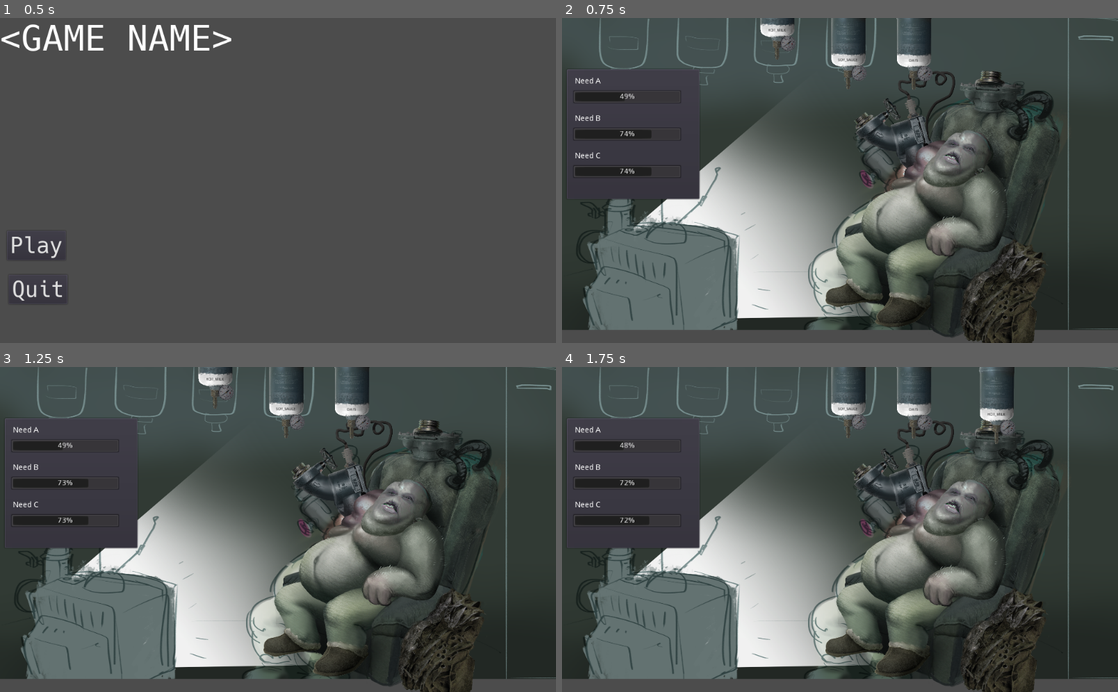
Above: before the commit, frames 1-4 (two rows, left to right).
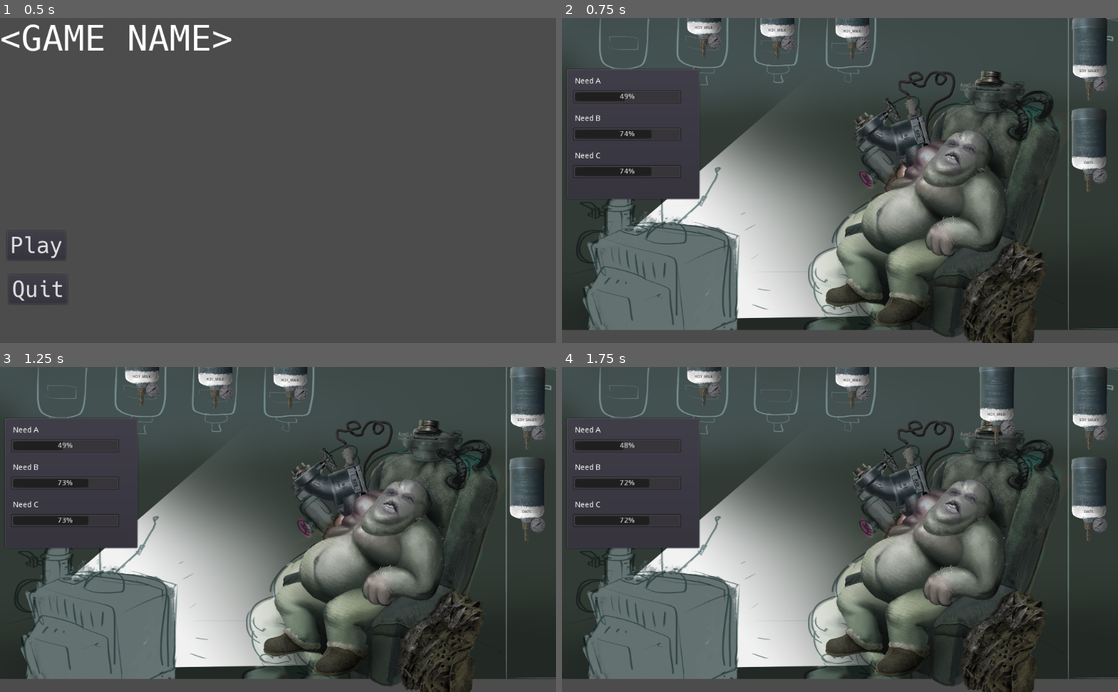
Above: after the commit, the same moments.

Repository: BlackBrad/KiwiJam2021
Game: Godot game, scene res://Scenes/MainMenu.tscn
The game is run twice, just before and just after one commit, with the same random seed, the same clock (stepped at 60 frames per second) and the same inputs.
Inputs (mouse positions are in pixels of both pictures, inside the frame that each line leads up to):
- Up to frame 1 (0.5 s): no input
- Up to frame 2 (0.75 s): click "Play" at 0.5 s
- Up to frame 3 (1.25 s): no input
- Up to frame 4 (1.75 s): drag from (778, 367) to (990, 428) at 1.27 s

Frame 1 is identical in both runs. In frame 2, 3.5% of the frame differs, in the area x 22-99%, y 0-54%; in frame 3, 3.5%; in frame 4, 3.5%.

Commit message:
Improve feel of dragging canisters

Diff:
--- a/Scenes/NeedsTest.tscn
+++ b/Scenes/NeedsTest.tscn
@@ -52,15 +52,26 @@
 [node name="SubstanceSpawner" parent="World" instance=ExtResource( 7 )]
 position = Vector2( 395.553, 55.4374 )
 substance_scene = ExtResource( 4 )
+spawn_time = 10.0
+
+[node name="SubstanceSpawner2" parent="World" instance=ExtResource( 7 )]
+position = Vector2( 533.657, 57.0248 )
+substance_scene = ExtResource( 4 )
+spawn_time = 10.0
+
+[node name="SubstanceSpawner3" parent="World" instance=ExtResource( 7 )]
+position = Vector2( 260.624, 50.6752 )
+substance_scene = ExtResource( 4 )
+spawn_time = 10.0
 
 [node name="SoySauce" parent="World" instance=ExtResource( 4 )]
-position = Vector2( 526.347, 110.113 )
+position = Vector2( 970.82, 130.749 )
 substance = 2
 amount = 60.0
 rate = 10.0
 
 [node name="Oats" parent="World" instance=ExtResource( 4 )]
-position = Vector2( 647.122, 111.096 )
+position = Vector2( 969.364, 299.996 )
 substance = 1
 rate = 4.0
 
--- a/Scripts/DragTest.gd
+++ b/Scripts/DragTest.gd
@@ -39,6 +39,7 @@
 	connect('area_entered', self, 'on_area_entered')
 	connect('area_exited', self, 'on_area_exited')
 	label.text = Globals.Substances.keys()[substance]
+	_target_rotation = self.global_rotation
 
 func on_mouse_entered():
 	_mouse_in_area = true
@@ -90,6 +91,7 @@
 
 	if event is InputEventMouseMotion and _state == State.Dragging:
 		_target_position = event.position
+		_target_rotation = 0.0
 
 func _physics_process(delta):
 	var acceleration = Vector2(0, 0)
@@ -115,11 +117,8 @@
 	self.global_position += _velocity * delta
 
 	var angular_acceleration = 0.0
-	if _state == State.Snapping:
-		var diff = target_rotation - self.global_rotation
-		print('diff %f' % diff)
-		angular_acceleration = diff * 800.0
-		print('angular_acceleration %f' % angular_acceleration)
+	var diff = target_rotation - self.global_rotation
+	angular_acceleration = diff * 800.0
 
 	_angular_velocity += -_angular_velocity * 14.0 * delta;
 	_angular_velocity += angular_acceleration * delta;
